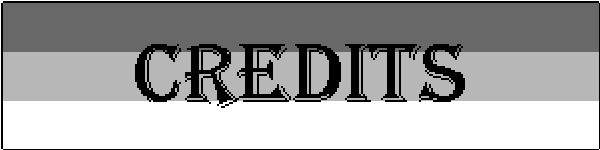
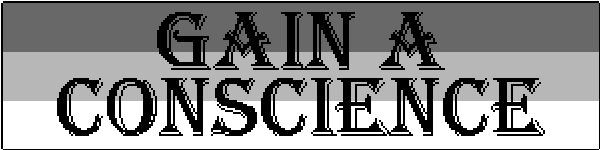
Comparing the layer stacks of the two 600x150 images. Changes:
added group "text - gain a conscience" with 2 layers above "text - continue slaughter" over [57, 12, 545, 136]
added layer "Gain A ... #1" in group "text - gain a conscience" over [57, 12, 545, 136]
hid group "text - credits" (2 layers) over [57, 40, 465, 108]
